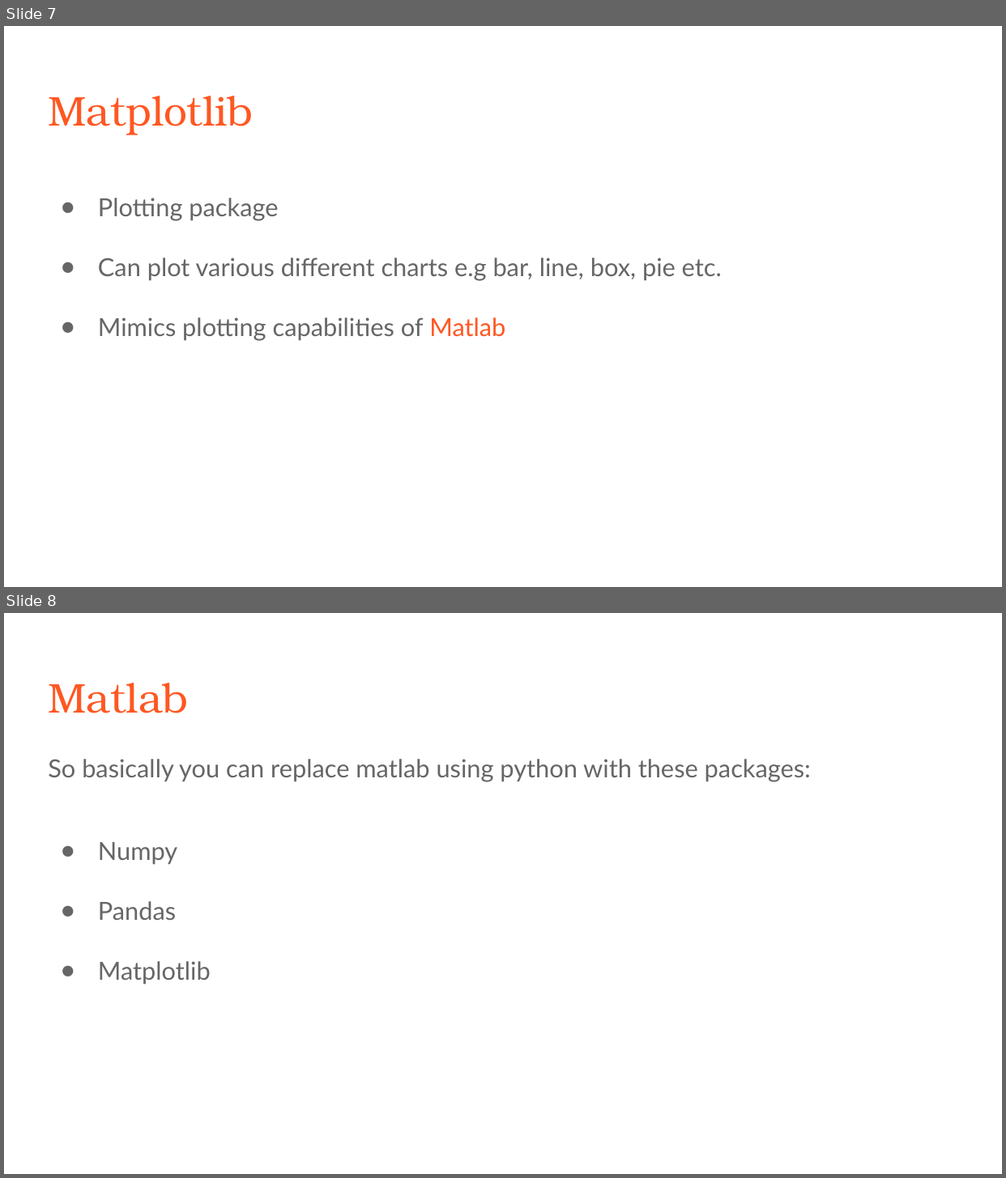
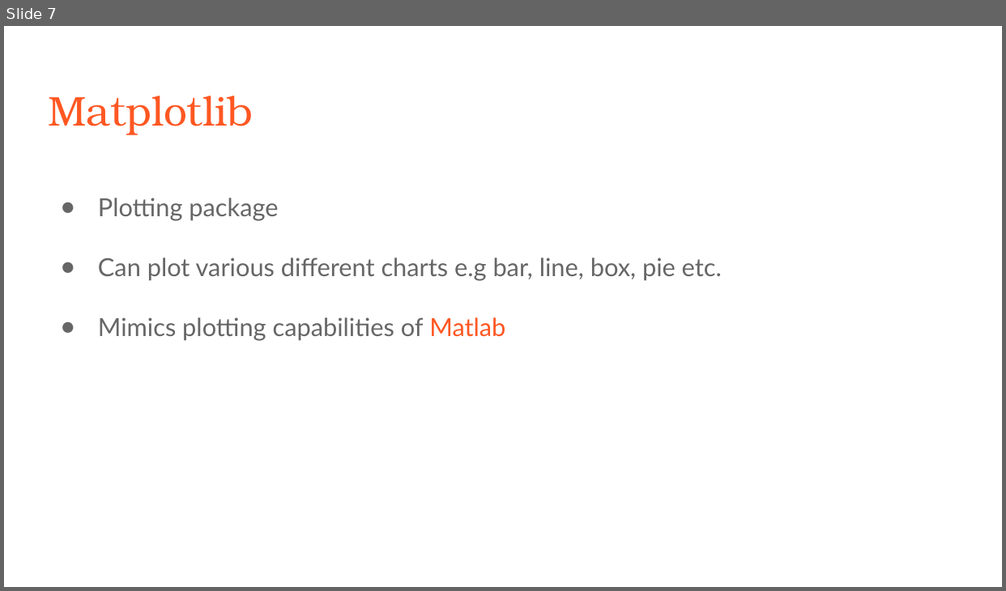
Before and after one commit to faizanzafar40/Intro-to-Programming-in-Python, a slide deck: 1. Slides/8. Data analysis.pptx. Shown one above the other, each under a label of ours: slides 7 and 8 before the commit, slide 7 after it. The pictures are 1006x1178 and 1006x591 pixels, drawn with LibreOffice and Linux fonts; fonts in the diff are those of the drawing. Boxes give left, top, right and bottom in pixels: in the first picture for what was removed or moved away, otherwise in the second. Text is boxed around its words. In the diff, an @@ line names an element or a change of style, - is before the commit and + after.

```diff
--- a/1. Slides/8. Data analysis.pptx
+++ b/1. Slides/8. Data analysis.pptx
@@ slide 8 removed at <box>4,613,1002,1174</box>, background #FFFFFF @@
@@ title removed at <box>48,683,188,713</box> @@
-Matlab
@@ text removed at <box>48,759,811,985</box> @@
-So basically you can replace matlab using python with these packages:
-● Numpy
-● Pandas
-● Matplotlib
```
Also in this commit, not shown: 3 slides changed.
